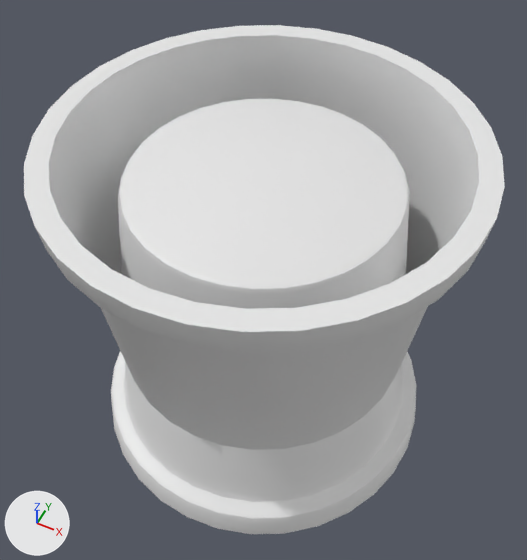
What one commit did to the FBX model Assets/_Games/Ressources/3D/MumSweeper/Seau.fbx.
One viewpoint serves both versions: a camera (50 mm lens) standing at (0.772, -1.546, 2.624) and looking at (-0.011, 0.02, 0.666). Every picture has the same lights, and +X, +Y and +Z are marked at lower left.

The scene before the commit, as lines of its bpy script (objects in view):
```python
me_cylinder = bpy.data.meshes.new('Cylinder')
me_cylinder.from_pydata(...)  # 352 vertices, 321 faces; spans x -0.638..0.638, y -0.638..0.638, z 0.008..1.152
me_cylinder_001 = bpy.data.meshes.new('Cylinder.001')
me_cylinder_001.from_pydata(...)  # 384 vertices, 354 faces; spans x -0.692..0.692, y -0.692..0.692, z 0.042..1.283
me_cylinder_001.materials.append(mat_seau)  # white #e7e7e7
ob_chateau = bpy.data.objects.new('chateau', me_cylinder)
ob_chateau.location = (0.0, 0.0, 0.0)
ob_seau = bpy.data.objects.new('seau', me_cylinder_001)
ob_seau.location = (0.0, 0.0, 0.0)
```
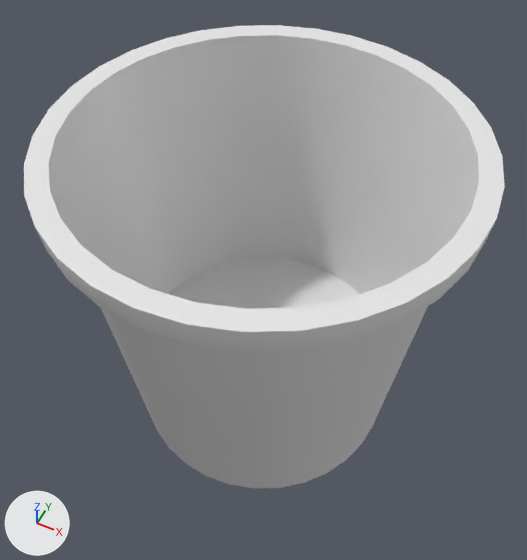
Edits to the bpy script that builds the scene:
```text
Remove ob_chateau:
    ob_chateau = bpy.data.objects.new('chateau', me_cylinder)
    ob_chateau.location = (0.0, 0.0, 0.0)
```

Pixel boxes (x1, y1, x2, y2) of what changed, in the pictures (527 x 560 px):
'chateau', deleted: before (111, 99, 416, 534)
